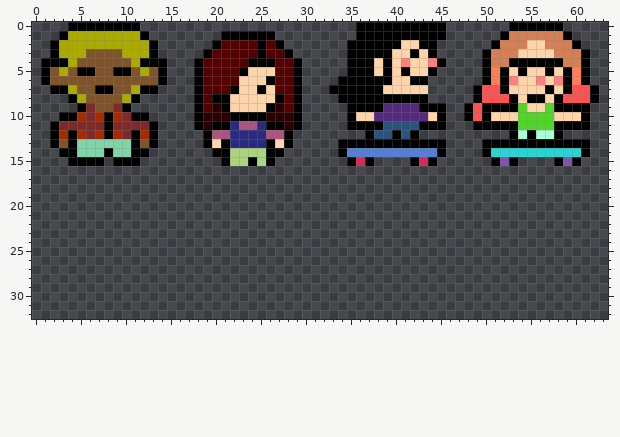
One commit to this pixel-art sprite: sprites/characters/overworld/spr_townspeople.png. Above: the version before the commit.
The file is 64x64 pixels. Shown: x 0..63, y 0..32.
After:
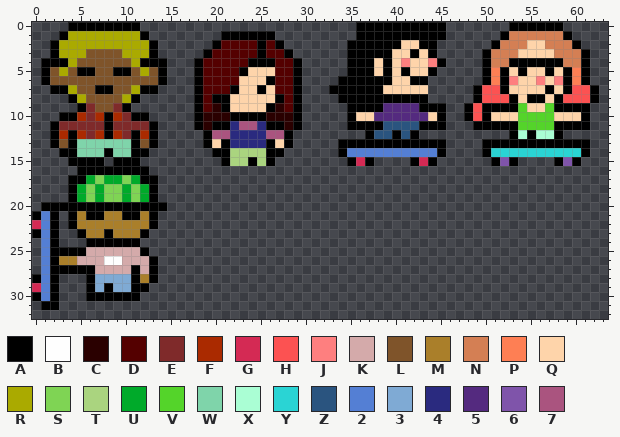
Palette (. is transparent): A #000000  B #fefefe  C #2a0000  D #540000  E #7f2a2a  F #aa2a00  G #d42a54  H #fc5252  J #fe7f7f  K #d4aaaa  L #7f542a  M #aa7f2a  N #d47f54  P #fe7f54  Q #fed4aa  R #aaaa00  S #7fd454  T #aad47f  U #00aa2a  V #54d42a  W #7fd4aa  X #aafed4  Y #2ad4d4  Z #2a547f  2 #547fd4  3 #7faad4  4 #2a2a7f  5 #542a7f  6 #7f54aa  7 #aa547f
What changed:
Changed rows in their new state; - is an unchanged pixel.
first column x 0:
16 -----AAAAAAAA--
17 ----AAUSUUSUAA-
18 ----AUSUSSUSUA-
19 ----AUSUSSUSUA-
20 -AAAAAAAAAAAAAA
21 A2A-AMAAMMAAMA-
22 G2A-AMMMMMMMMA-
23 A2A--AMMAMMMA--
24 -2A---AAAAAA---
25 -2AAAAKKKKKKA--
26 -2AMMKKKBBKKKA-
27 -2AAAAAKKKKAKA-
28 A2A---A3333AMA-
29 G2A---A3A33AA--
30 A2A---AAAAAA---
31 -AA------------
Boxes around the changes in both pictures, in picture pixels (x1, y1, x2, y2):
added: (32, 166, 167, 310)
